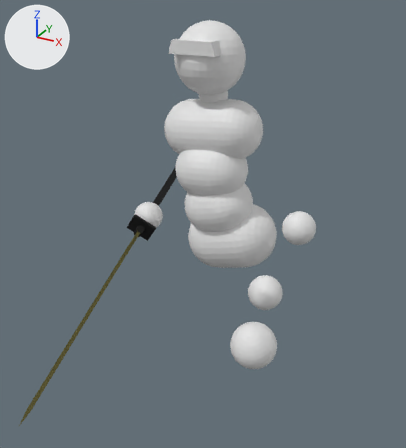
Two versions of the Blender file asset_raws/simple_combat_char.blend, one commit apart.
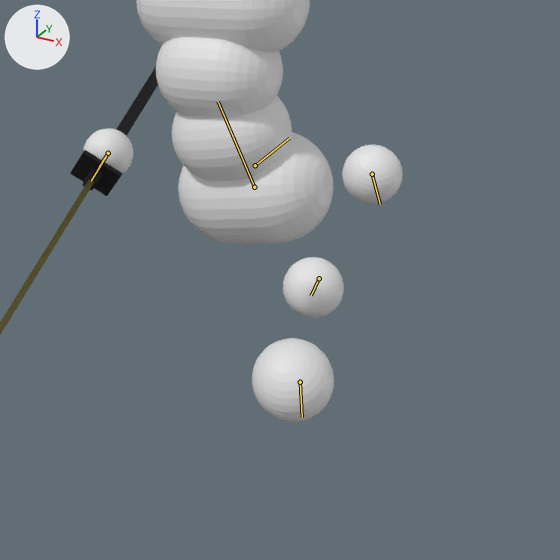
Each version is shown whole from a camera (50 mm lens) standing at (0.15, -1.85, 1.82) and looking at (-0.8, -0.12, 0.95), then close up on the part from 21% to 100% of the width and 29% to 100% of the height. Arrows for +X, +Y and +Z are at upper left; the lights stay in place. The older version's two pictures come first. Both versions are drawn at frame 3 of the action 'Running_strafe_east'; the numbers are the values there. The bones that change, and the others that lie on the model, are drawn over the model as lines in the close-ups.

In view in the first close-up: 'Body', 'Sword'.
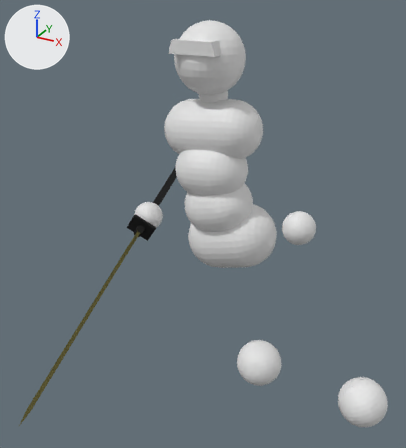
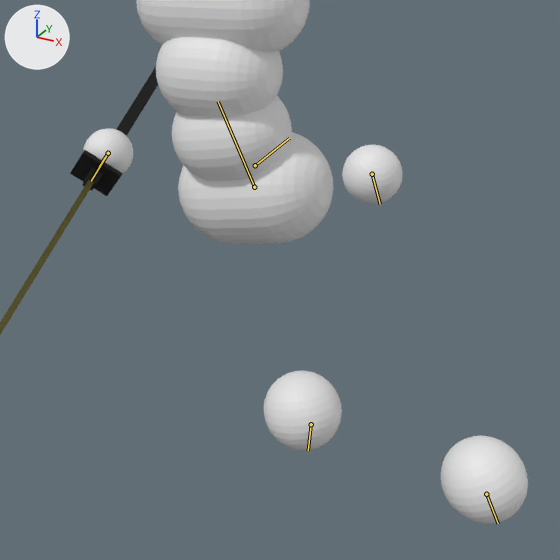
What the commit changed:
Bone 'Foot.L' (bone_foot_l) moves from (0.285, -0.126, -0.017) to (0.12, -0.103, 0.027).
Bone 'Foot.L' (bone_foot_l) turns from (7, 8, 25) to (-5, 16, -15) degrees about its own x, y and z.
Bone 'Foot.R' (bone_foot_r) moves from (0.16, -0.718, 0.312) to (0.064, -0.352, -0.654).
Bone 'Foot.R' (bone_foot_r) turns from (25, -12, -68) to (-56, 7, -6) degrees about its own x, y and z.

Location of each change, (x1, y1, x2, y2) in pixels of the close-ups (560 x 560 px):
'Body', posed: before (84, 0, 403, 422); after (84, 0, 528, 524)
bone 'Foot.L', root to tip: before (300, 382) to (302, 417); after (311, 424) to (308, 450)
bone 'Foot.R', root to tip: before (319, 278) to (311, 295); after (486, 494) to (498, 523)
